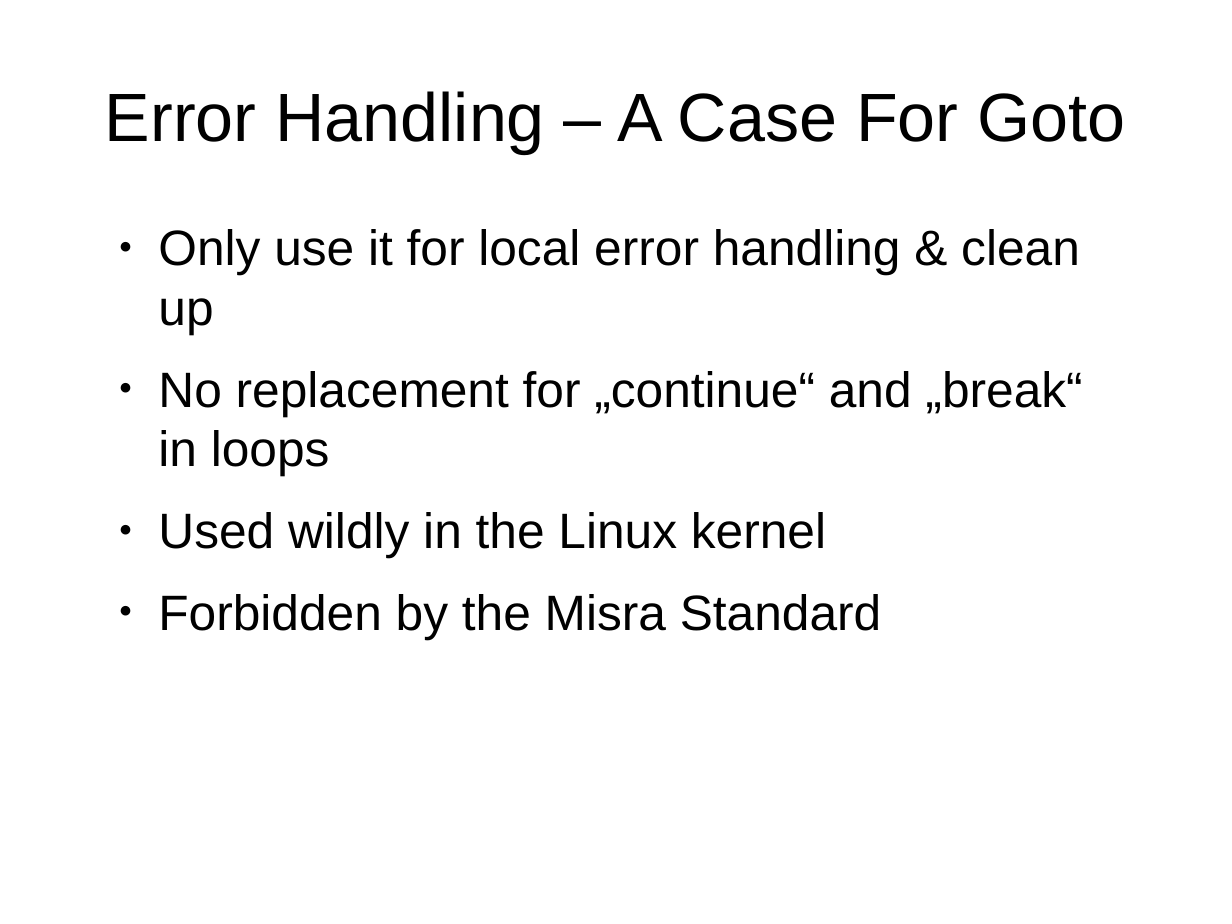
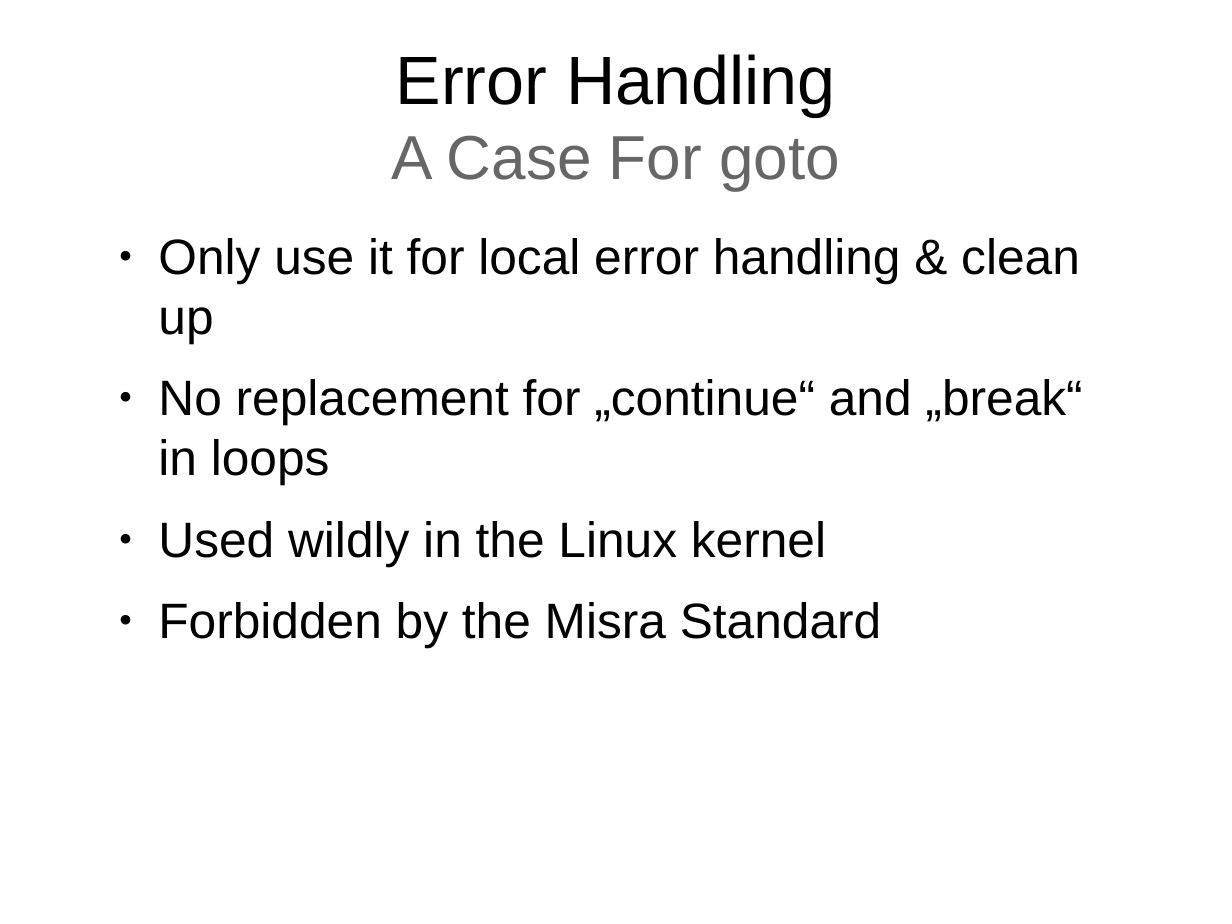
Before and after one commit to samba2/modern_c, a slide deck: slide 36 of modern_c.odp (slide 32 before the commit). Drawn at 1232x924 pixels with LibreOffice and Linux fonts; fonts in the diff are those of the drawing. Boxes give left, top, right and bottom in pixels: in the first picture for what was removed or moved away, otherwise in the second. Text is boxed around its words. In the diff, an @@ line names an element or a change of style, - is before the commit and + after.

```diff
--- a/modern_c.odp
+++ b/modern_c.odp
@@ title at [392, 54, 840, 191]: text changed @@
-Error Handling – A Case For Goto
+Error Handling
+A Case For goto
@@ text "Only use it for local ...": place and size @@
-text "Only use it for local ..." at [158, 229, 1082, 639]
+text "Only use it for local ..." at [158, 238, 1082, 648]
```
Also in this commit, not shown: 37 other slides changed, 16 slides added, 1 slide removed.
